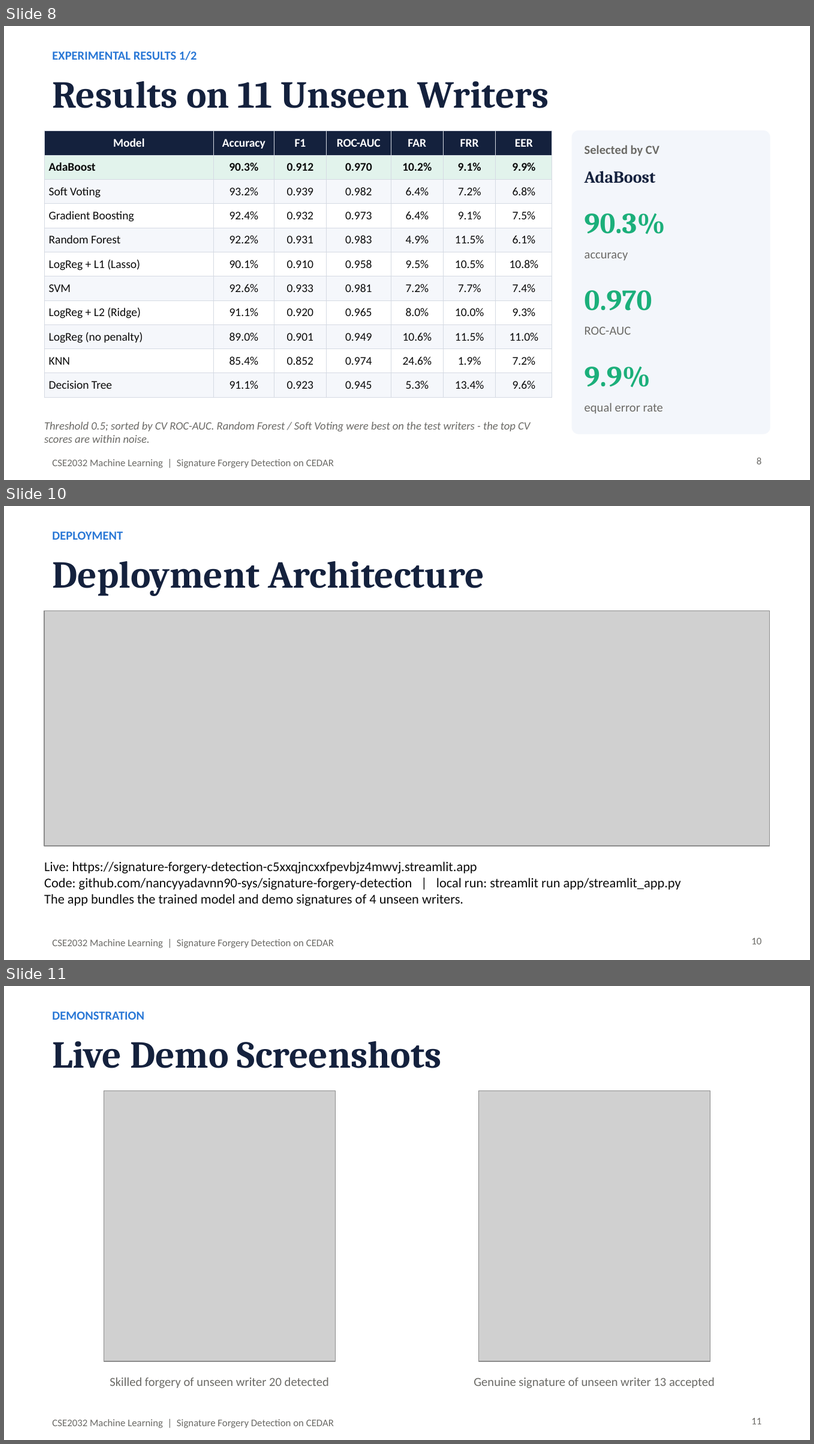
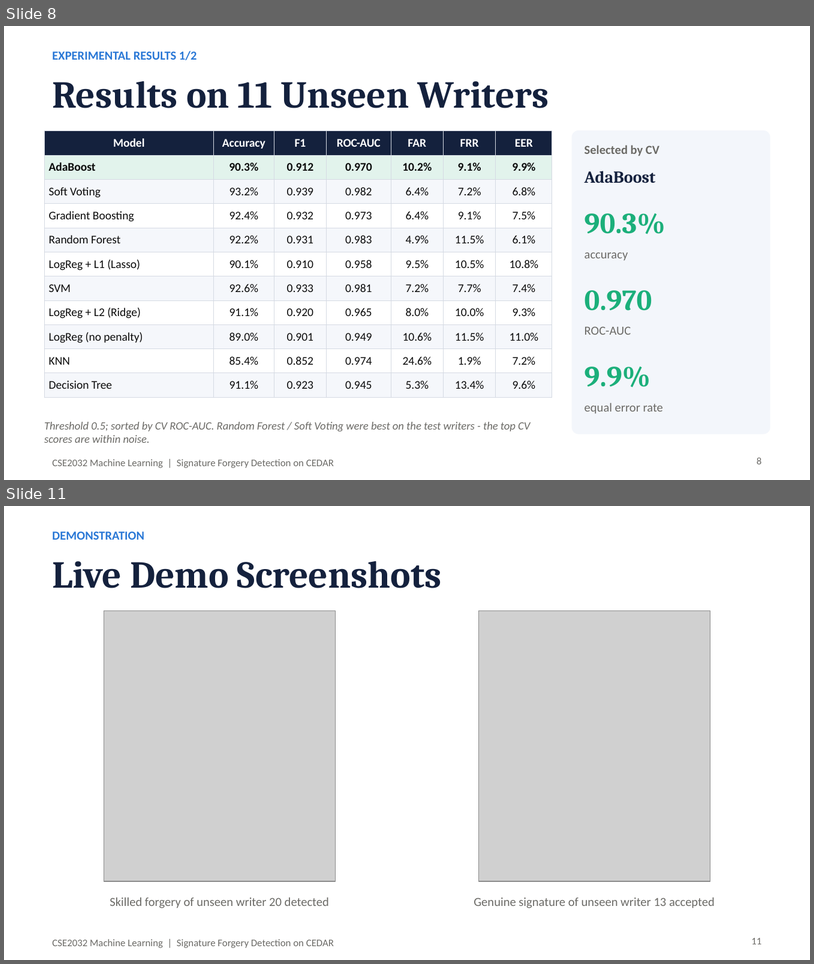
Before and after one commit to nancyyadavnn90-sys/signature-forgery-detection, a slide deck: presentation/Signature_Forgery_Detection.pptx. Shown one above the other, each under a label of ours: slides 8, 10 and 11 before the commit, slides 8 and 11 after it; the slides between them are not shown. The pictures are 814x1444 and 814x964 pixels, drawn with LibreOffice and Linux fonts; fonts in the diff are those of the drawing; grey boxes stand for pictures. Boxes give left, top, right and bottom in pixels: in the first picture for what was removed or moved away, otherwise in the second. Text is boxed around its words. In the diff, an @@ line names an element or a change of style, - is before the commit and + after.

```diff
--- a/presentation/Signature_Forgery_Detection.pptx
+++ b/presentation/Signature_Forgery_Detection.pptx
@@ slide 10 removed at (4,506,810,960), background #FFFFFF; not listed: 1 template element that a slide beside it also shows @@
@@ text removed at (52,531,123,540) @@
-DEPLOYMENT
@@ title removed at (52,561,485,596) @@
-Deployment Architecture
@@ picture removed at (44,611,770,846) @@
@@ text removed at (44,861,681,906) @@
-Live: https://signature-forgery-detection-c5xxqjncxxfpevbjz4mwvj.streamlit.app
-Code: github.com/nancyyadavnn90-sys/signature-forgery-detection | local run: streamlit run app/streamlit_app.py
-The app bundles the trained model and demo signatures of 4 unseen writers.
@@ page number removed at (752,937,762,944) @@
-10
```
Also in this commit, not shown: 1 slide added, 1 other file.
